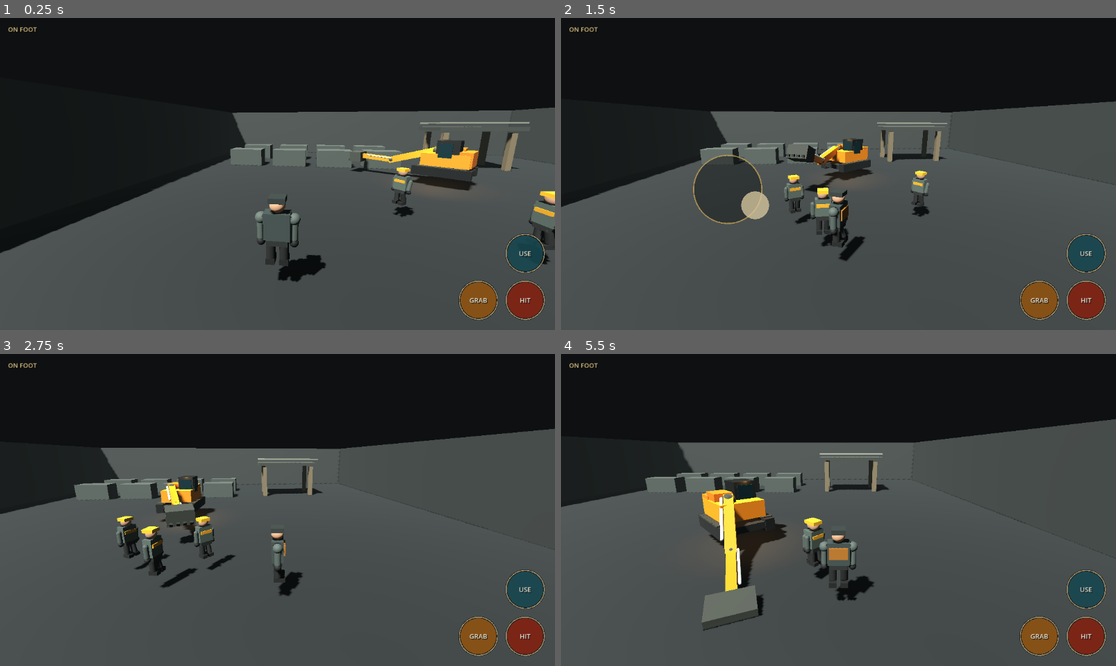
Above: before the commit, frames 1-4 (two rows, left to right).
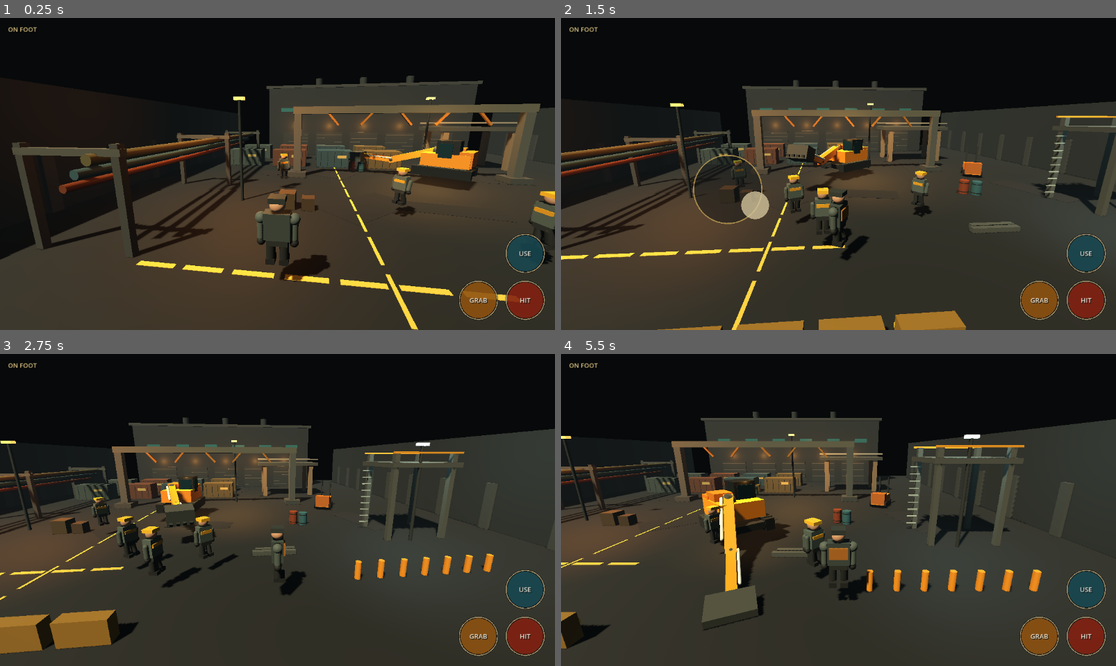
Above: after the commit, the same moments.

Repository: IssisX/IssisX
Game: Godot game, scene res://Main.tscn
Same seed, same stepped clock (60 frames per second), same inputs: the game is played once before the commit and once after it.
Inputs (mouse positions are in pixels of both pictures, inside the frame that each line leads up to):
- Up to frame 1 (0.25 s): no input
- Up to frame 2 (1.5 s): move the mouse to (960, 158) at 0.52 s; hold D 0.53-1.25 s; hold E 0.53-1.25 s; click (960, 158) at 0.67 s; drag from (727, 189) to (810, 236) at 1.27 s
- Up to frame 3 (2.75 s): move the mouse to (333, 441) at 2.02 s; hold D from 2.03 s (still down); hold K from 2.03 s (still down)
- Up to frame 4 (5.5 s): release D at 2.75 s; release K at 2.75 s; drag from (810, 572) to (672, 463) at 2.77 s; move the mouse to (1005, 556) at 3.52 s; hold A 3.53-4.25 s; hold J 3.53-4.25 s; drag from (672, 463) to (755, 432) at 4.27 s; move the mouse to (866, 510) at 5.02 s; hold S from 5.03 s (still down); hold E from 5.03 s (still down); click (866, 510) at 5.17 s

The runs differ from the first frame. In frame 1, 58% of the frame differs, in the area x 0-100%, y 18-100%; in frame 2, 60%; in frame 3, 61%, in the area x 0-100%, y 20-100%; in frame 4, 61%.

Commit message:
Move world generation into dense industrial yard authority

Diff:
--- a/kinetic-foundry/scripts/main.gd
+++ b/kinetic-foundry/scripts/main.gd
@@ -1,12 +1,12 @@
 extends Node3D
 
-const GeomUtil = preload("res://scripts/geom.gd")
 const PlayerScene = preload("res://scripts/player.gd")
 const EnemyScene = preload("res://scripts/enemy.gd")
 const ExcavatorScene = preload("res://scripts/excavator.gd")
 const StructureScene = preload("res://scripts/structure.gd")
 const CameraRigScene = preload("res://scripts/camera_rig.gd")
 const HudScene = preload("res://scripts/mobile_hud.gd")
+const YardScene = preload("res://scripts/industrial_yard.gd")
 const CaptureRunnerScene = preload("res://scripts/visual_capture.gd")
 
 var hud
@@ -14,6 +14,7 @@
 var player
 var excavator
 var structure
+var yard
 
 func _ready() -> void:
     _build_environment()
@@ -29,68 +30,42 @@
     var world := WorldEnvironment.new()
     var env := Environment.new()
     env.background_mode = Environment.BG_COLOR
-    env.background_color = Color(0.055, 0.065, 0.070)
+    env.background_color = Color(0.028, 0.036, 0.040)
     env.ambient_light_source = Environment.AMBIENT_SOURCE_COLOR
-    env.ambient_light_color = Color(0.36, 0.39, 0.40)
-    env.ambient_light_energy = 0.72
+    env.ambient_light_color = Color(0.30, 0.33, 0.34)
+    env.ambient_light_energy = 0.58
     env.tonemap_mode = Environment.TONE_MAPPER_FILMIC
     env.fog_enabled = true
-    env.fog_light_color = Color(0.16, 0.18, 0.18)
-    env.fog_density = 0.008
+    env.fog_light_color = Color(0.12, 0.14, 0.145)
+    env.fog_density = 0.010
     world.environment = env
     add_child(world)
+
     var sun := DirectionalLight3D.new()
-    sun.rotation_degrees = Vector3(-54.0, -34.0, 0.0)
-    sun.light_energy = 1.85
+    sun.rotation_degrees = Vector3(-52.0, -38.0, 0.0)
+    sun.light_color = Color(0.91, 0.84, 0.70)
+    sun.light_energy = 1.72
     sun.shadow_enabled = true
     add_child(sun)
 
 func _build_yard() -> void:
-    GeomUtil.static_box(
-        self,
-        "Ground",
-        Vector3(0.0, -0.50, 0.0),
-        Vector3(72.0, 1.0, 72.0),
-        Color(0.105, 0.115, 0.115)
-    )
-    for x in [-26.0, 26.0]:
-        GeomUtil.static_box(
-            self,
-            "Wall",
-            Vector3(x, 4.0, 0.0),
-            Vector3(1.0, 8.0, 64.0),
-            Color(0.19, 0.20, 0.19)
-        )
-    for z in [-28.0, 28.0]:
-        GeomUtil.static_box(
-            self,
-            "Wall",
-            Vector3(0.0, 4.0, z),
-            Vector3(52.0, 8.0, 1.0),
-            Color(0.19, 0.20, 0.19)
-        )
-    for i in 8:
-        var x := -18.0 + float(i % 4) * 6.0
-        var z := -19.0 + float(i / 4) * 7.0
-        GeomUtil.static_box(
-            self,
-            "Cargo",
-            Vector3(x, 1.1, z),
-            Vector3(4.4, 2.2, 2.4),
-            Color(0.24, 0.26, 0.24)
-        )
+    yard = YardScene.new()
+    add_child(yard)
 
 func _build_gameplay() -> void:
     hud = HudScene.new()
     add_child(hud)
+
     camera_rig = CameraRigScene.new()
     add_child(camera_rig)
+
     player = PlayerScene.new()
     player.position = Vector3(-10.0, 1.1, 13.0)
     add_child(player)
     player.configure(hud, camera_rig)
     player.request_machine_entry.connect(_on_player_use)
     camera_rig.set_target(player)
+
     excavator = ExcavatorScene.new()
     excavator.position = Vector3(4.0, 0.8, -3.0)
     excavator.rotation.y = 0.42
@@ -98,11 +73,14 @@
     excavator.configure(hud, camera_rig)
     excavator.player_entered.connect(_on_machine_entered)
     excavator.player_exited.connect(_on_machine_exited)
+
     var operator = _spawn_enemy(Vector3(4.0, 1.0, -3.0))
     excavator.set_enemy_driver(operator)
     _spawn_enemy(Vector3(-3.0, 1.0, 5.0))
     _spawn_enemy(Vector3(1.0, 1.0, 10.0))
     _spawn_enemy(Vector3(8.0, 1.0, 7.0))
+    _spawn_enemy(Vector3(-11.5, 1.0, -1.0))
+
     structure = StructureScene.new()
     structure.position = Vector3(11.0, 0.0, -14.0)
     add_child(structure)
@@ -119,10 +97,10 @@
 
 func _on_machine_entered(machine) -> void:
     camera_rig.set_target(machine)
-    camera_rig.distance = 12.5
-    camera_rig.height = 4.7
+    camera_rig.distance = 13.4
+    camera_rig.height = 5.0
 
 func _on_machine_exited(_machine) -> void:
     camera_rig.set_target(player)
-    camera_rig.distance = 9.4
-    camera_rig.height = 3.1
+    camera_rig.distance = 9.8
+    camera_rig.height = 3.2
